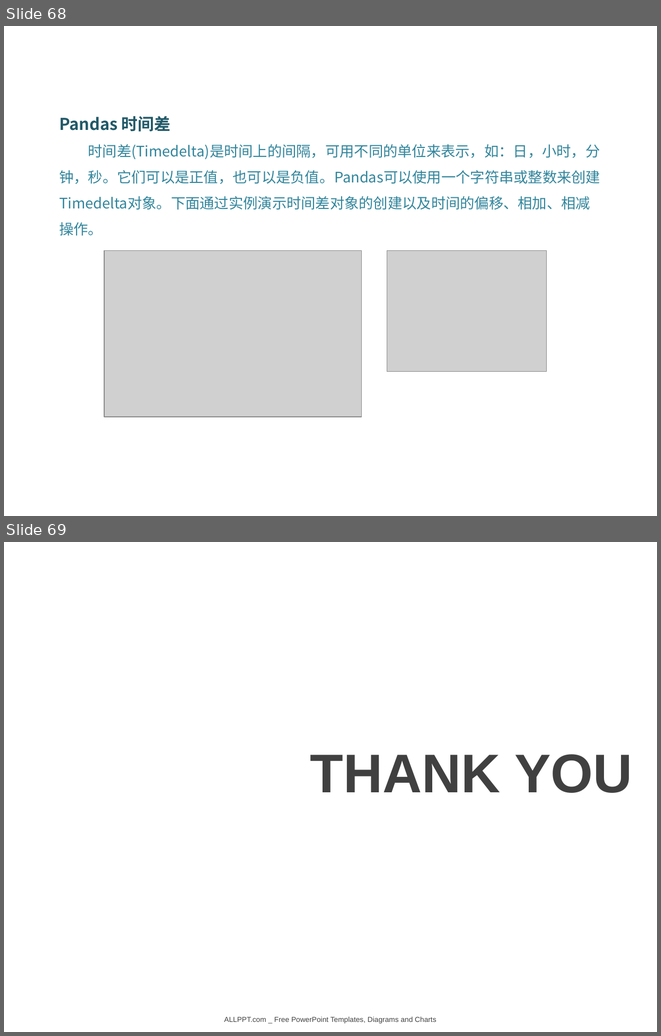
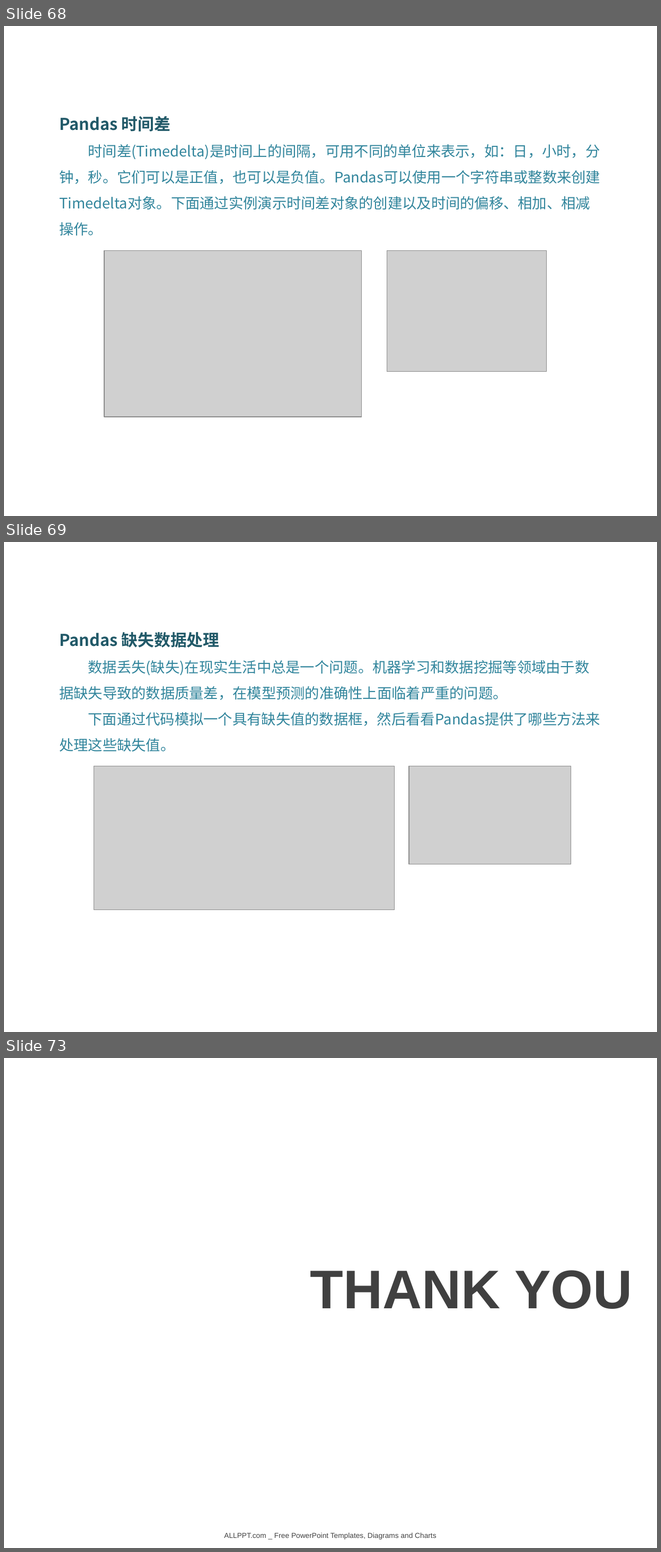
Before and after one commit to DataScienceCoding/Python-Data-Analysis, a slide deck: Python-Data-Analysis.pptx. Shown one above the other, each under a label of ours: slides 68 and 69 before the commit, slides 68, 69 and 73 after it; the slides between them are not shown. The pictures are 661x1036 and 661x1552 pixels, drawn with LibreOffice and Linux fonts; fonts in the diff are those of the drawing; grey boxes stand for pictures; background and template pictures are left out. Boxes give left, top, right and bottom in pixels: in the first picture for what was removed or moved away, otherwise in the second. Text is boxed around its words. In the diff, an @@ line names an element or a change of style, - is before the commit and + after.

```diff
--- a/Python-Data-Analysis.pptx
+++ b/Python-Data-Analysis.pptx
@@ slide 69 added at (x1=4, y1=542, x2=657, y2=1032), background picture (left out) @@
@@ text added at (x1=59, y1=632, x2=601, y2=751), 16 pt, text #31859C @@
+Pandas 缺失数据处理
+数据丢失(缺失)在现实生活中总是一个问题。机器学习和数据挖掘等领域由于数据缺失导致的数据质量差，在模型预测的准确性上面临着严重的问题。
+下面通过代码模拟一个具有缺失值的数据框，然后看看Pandas提供了哪些方法来处理这些缺失值。
@@ picture added at (x1=94, y1=766, x2=395, y2=910) @@
@@ picture added at (x1=409, y1=766, x2=571, y2=864) @@
@@ what was slide 69 is now slide 73 @@
```
Also in this commit, not shown: 2 slides changed, 3 other slides added, 2 other files.
